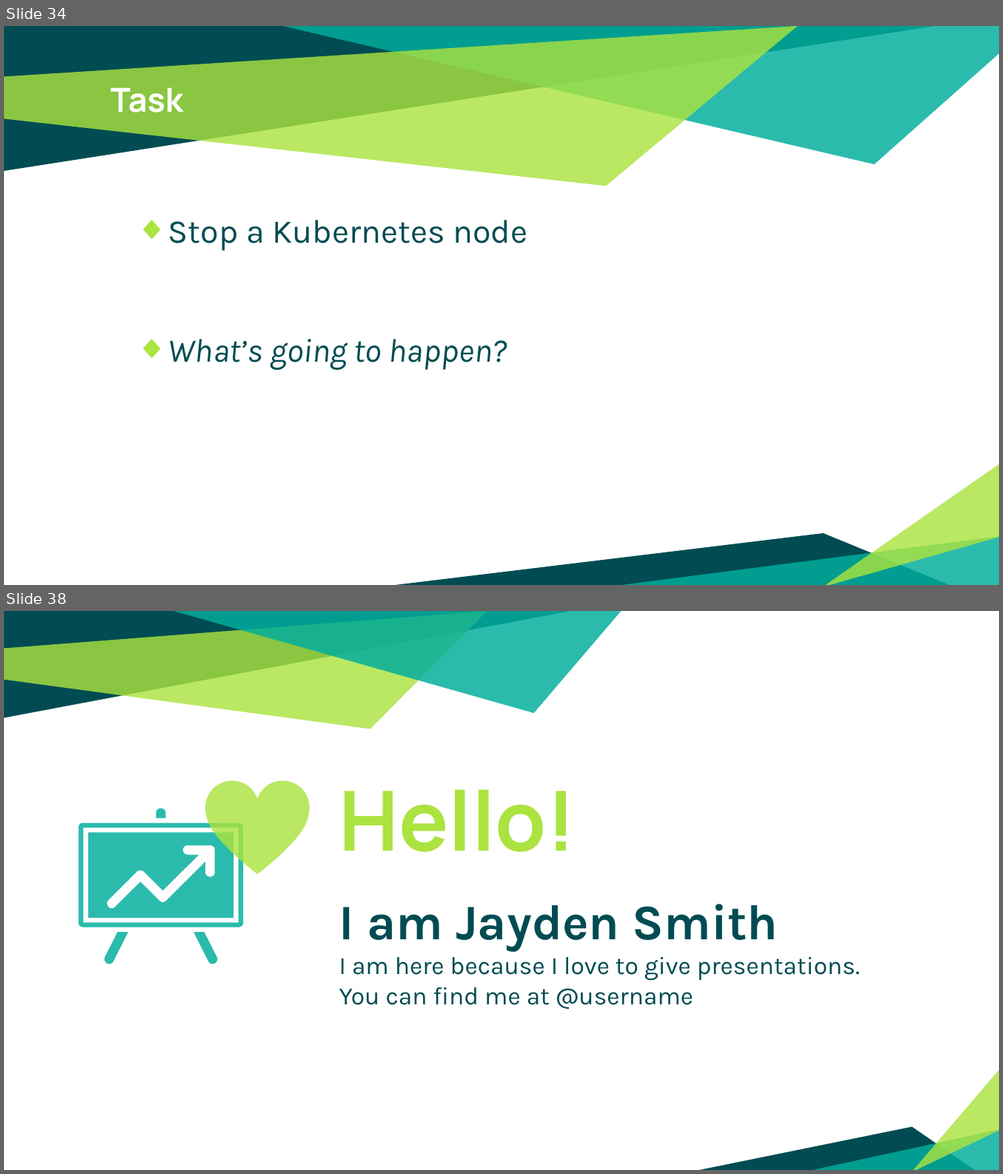
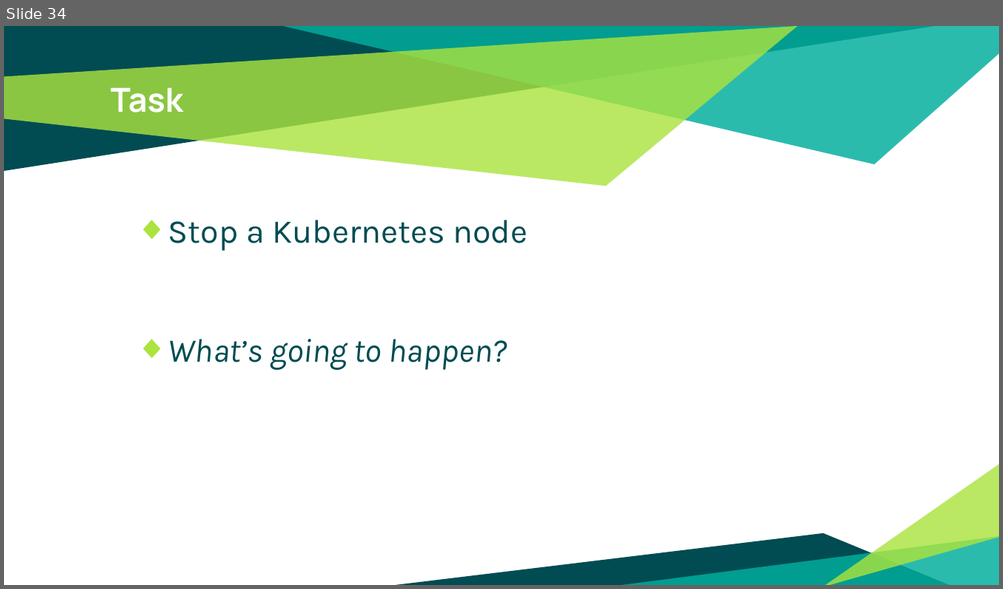
Before and after one commit to patrocinio/chaos-monkey-playing-ping-pong, a slide deck: Presentation/Kubernetes_resilience_bootcamp.pptx. Shown one above the other, each under a label of ours: slides 34 and 38 before the commit, slide 34 after it; the slides between them are not shown. The pictures are 1003x1174 and 1003x589 pixels, drawn with LibreOffice and Linux fonts; fonts in the diff are those of the drawing. Boxes give left, top, right and bottom in pixels: in the first picture for what was removed or moved away, otherwise in the second. Text is boxed around its words. In the diff, an @@ line names an element or a change of style, - is before the commit and + after.

```diff
--- a/Presentation/Kubernetes_resilience_bootcamp.pptx
+++ b/Presentation/Kubernetes_resilience_bootcamp.pptx
@@ slide 38 removed at <box>4,611,999,1170</box>, background #FFFFFF @@
@@ freeform shape removed at <box>4,611,571,718</box> @@
@@ freeform shape removed at <box>4,611,486,729</box> @@
@@ freeform shape removed at <box>173,611,620,712</box> @@
@@ freeform shape removed at <box>205,781,310,874</box> @@
@@ title removed at <box>339,789,576,852</box> @@
-Hello!
@@ group removed at <box>79,808,243,964</box>: 5 freeform shapes @@
@@ subtitle removed at <box>339,904,859,1009</box> @@
-I am Jayden Smith
-I am here because I love to give presentations.
-You can find me at @username
@@ freeform shape removed at <box>911,1068,999,1170</box> @@
@@ freeform shape removed at <box>697,1128,975,1170</box> @@
@@ freeform shape removed at <box>802,1129,999,1170</box> @@
```
Also in this commit, not shown: 2 slides changed, 2 slides added, 24 other slides removed, 2 other files.
